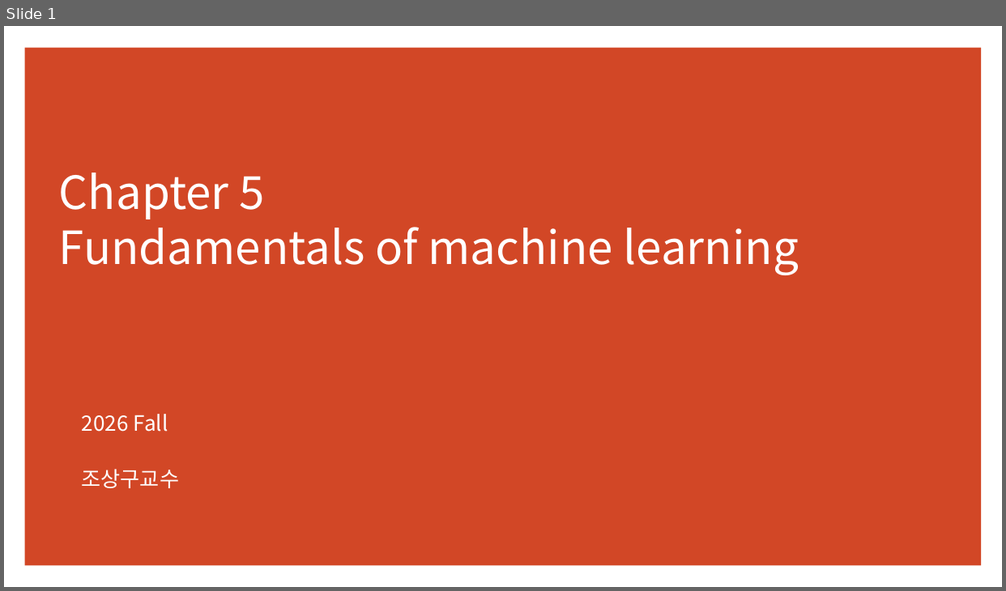
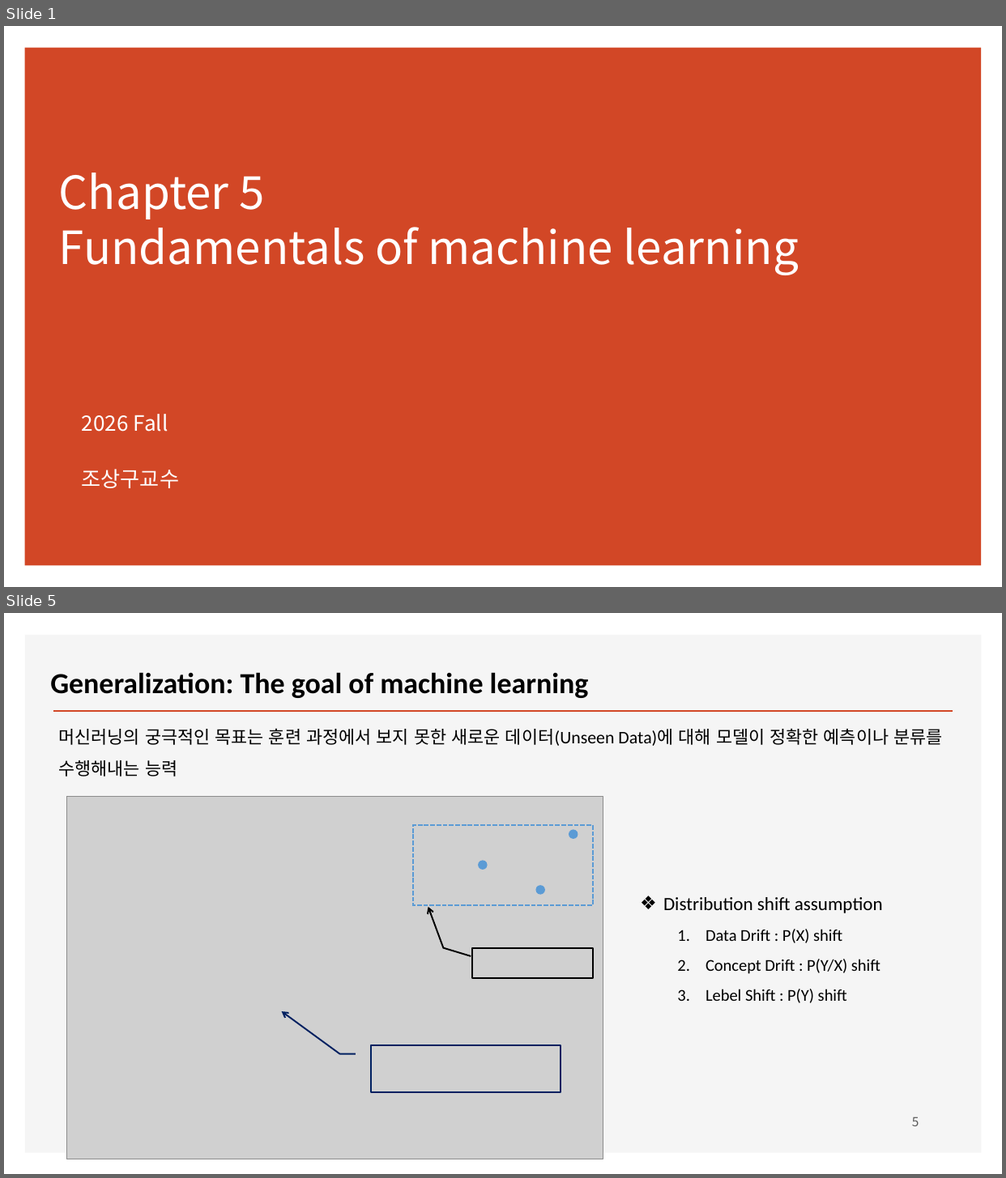
Before and after one commit to ancestor9/2026_Fall_Deep-Learning-with-Python, a slide deck: Chapter 05 Fundamentals of machine learning.pptx. Shown one above the other, each under a label of ours: slide 1 before the commit, slides 1 and 5 after it; the slides between them are not shown. The pictures are 1006x591 and 1006x1178 pixels, drawn with LibreOffice and Linux fonts; fonts in the diff are those of the drawing; grey boxes stand for pictures; background and template pictures are left out. Boxes give left, top, right and bottom in pixels: in the first picture for what was removed or moved away, otherwise in the second. Text is boxed around its words. In the diff, an @@ line names an element or a change of style, - is before the commit and + after.

```diff
--- a/Chapter 05 Fundamentals of machine learning.pptx
+++ b/Chapter 05 Fundamentals of machine learning.pptx
@@ slide 5 added at (4, 613, 1002, 1174), background #FFFFFF @@
@@ rectangle added at (25, 635, 982, 1153), fill #F5F5F5 @@
@@ text added at (50, 672, 589, 698), 28 pt, text #000000, bold @@
+Generalization: The goal of machine learning
@@ line added from (53, 711) to (953, 711), #D24726 2 pt @@
@@ text added at (58, 728, 942, 777), 17 pt, text #000000 @@
+머신러닝의 궁극적인 목표는 훈련 과정에서 보지 못한 새로운 데이터(Unseen Data)에 대해 모델이 정확한 예측이나 분류를 수행해내는 능력
@@ picture added at (66, 797, 603, 1161) @@
@@ rectangle added at (414, 825, 593, 905), outline #5B9BD5 1.5 pt dashed @@
@@ ellipse added at (569, 830, 577, 838), fill #5B9BD5, outline #5B9BD5 1 pt @@
@@ ellipse added at (479, 861, 487, 869), fill #5B9BD5, outline #5B9BD5 1 pt @@
@@ ellipse added at (536, 886, 544, 895), fill #5B9BD5, outline #5B9BD5 1 pt @@
@@ text added at (663, 897, 883, 1003), 16 pt, text #000000 @@
+❖ Distribution shift assumption
+  1. Data Drift : P(X) shift
+  2. Concept Drift : P(Y/X) shift
+  3. Lebel Shift : P(Y) shift
@@ picture added at (473, 948, 592, 978) @@
@@ picture added at (372, 1046, 561, 1093) @@
@@ page number added at (912, 1117, 919, 1127), 12 pt, text #595959 @@
+5
```
Also in this commit, not shown: 14 slides changed, 12 other slides added, 1 slide removed.
